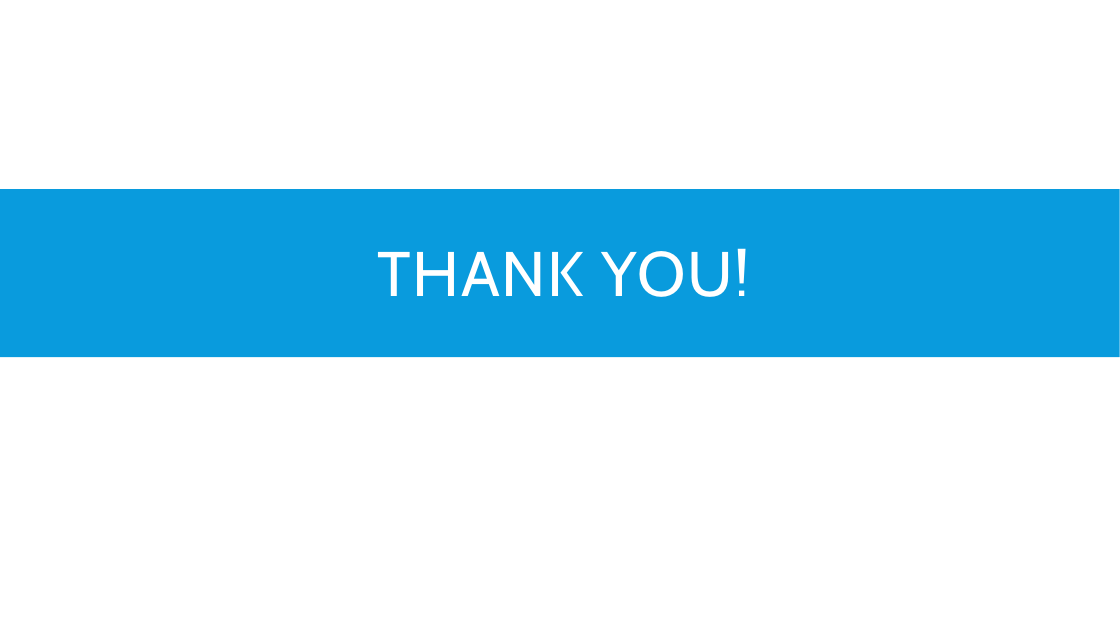
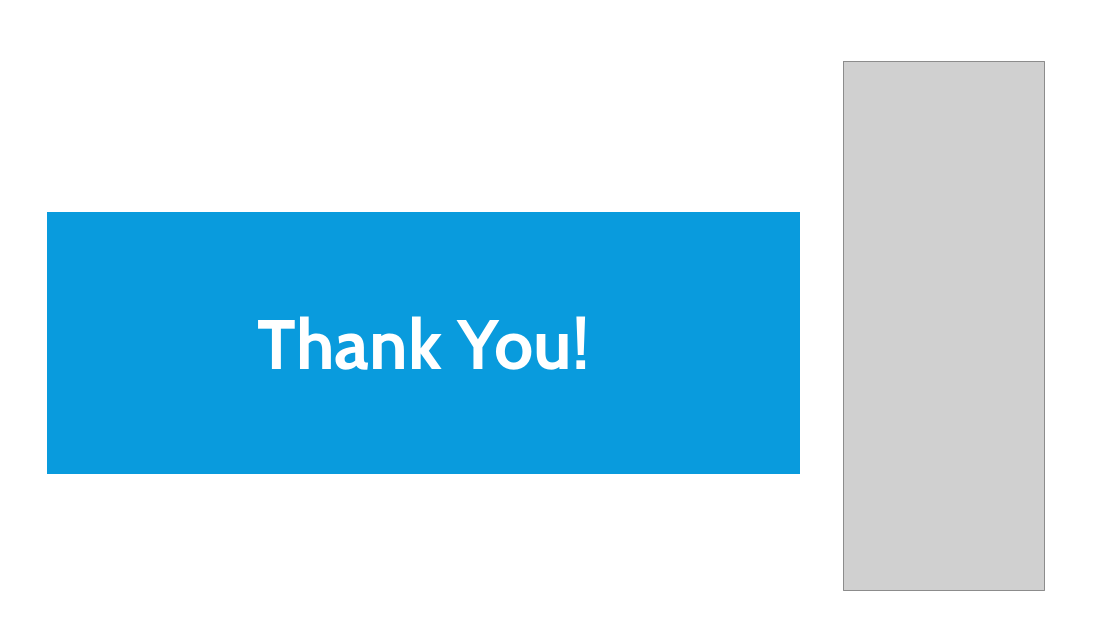
Before and after one commit to gehanstedt/change-forecast, a slide deck: slide 12 of Presentation/Draft Change Forecast Presentation.pptx. Drawn at 1120x630 pixels with LibreOffice and Linux fonts; fonts in the diff are those of the drawing; grey boxes stand for pictures. Boxes give left, top, right and bottom in pixels: in the first picture for what was removed or moved away, otherwise in the second. Text is boxed around its words. In the diff, an @@ line names an element or a change of style, - is before the commit and + after.

```diff
--- a/Presentation/Draft Change Forecast Presentation.pptx
+++ b/Presentation/Draft Change Forecast Presentation.pptx
@@ picture added at (844, 61, 1044, 592) @@
@@ rectangle removed at (0, 189, 1120, 357) @@
@@ rectangle "Thank You!": place and size @@
-rectangle "Thank You!" at (377, 248, 750, 297)
+rectangle "Thank You!" at (47, 212, 801, 475)
@@ rectangle "Thank You!" at (47, 212, 801, 475): vertical alignment bottom to top; fill none to #099BDD; outline none to #FFFFFF 0.75 pt @@
@@ text in rectangle at (258, 316, 590, 370): text changed; size 54 to 60 pt; bold on @@
-THANK YOU!
+Thank You!
```
Also in this commit, not shown: 8 other slides changed, 1 other file.
